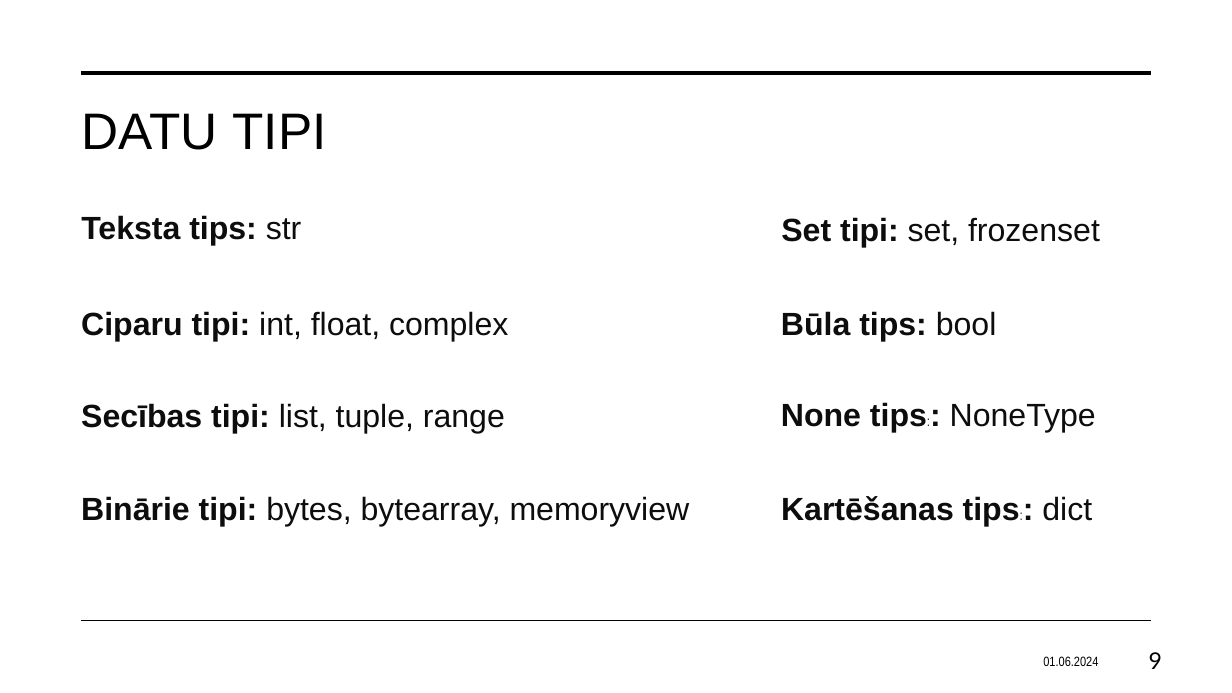
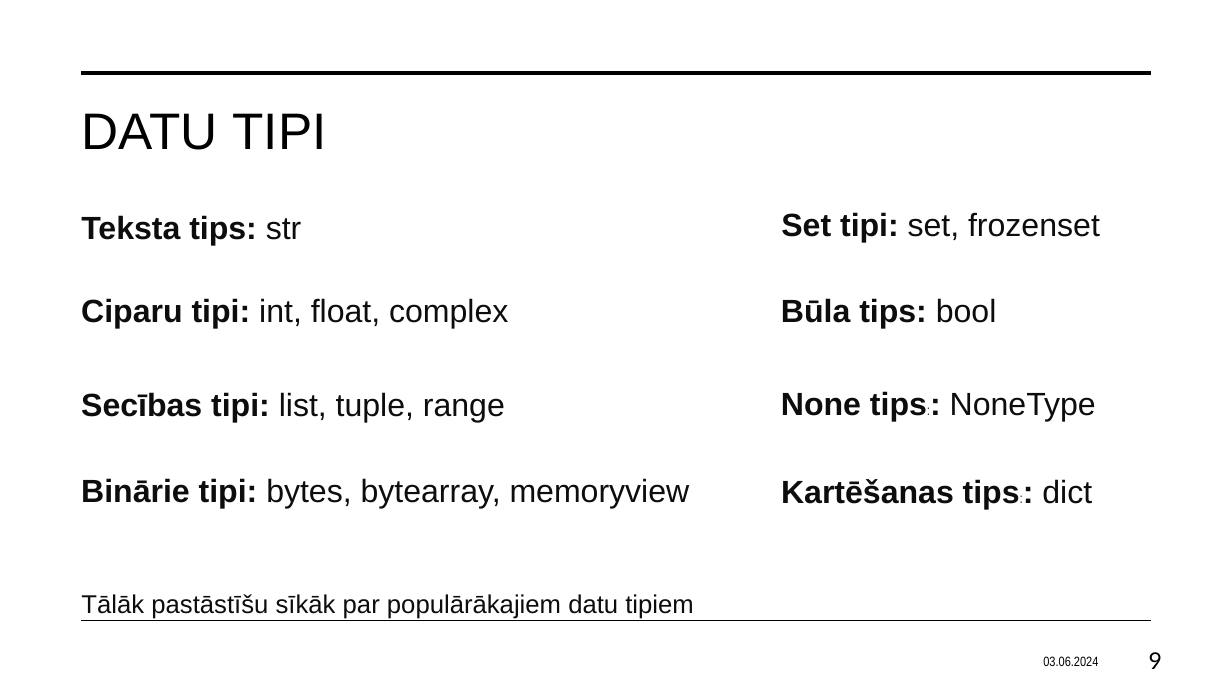
Before and after one commit to Gerda155/Fedotova_Eksamens, a slide deck: slide 9 of Fedotova_macibuMaterials.pptx. Drawn at 1232x693 pixels with LibreOffice and Linux fonts; fonts in the diff are those of the drawing. Boxes give left, top, right and bottom in pixels: in the first picture for what was removed or moved away, otherwise in the second. Text is boxed around its words. In the diff, an @@ line names an element or a change of style, - is before the commit and + after.

```diff
--- a/Fedotova_macibuMaterials.pptx
+++ b/Fedotova_macibuMaterials.pptx
@@ text "Set tipi: set, frozenset": place and size @@
-text "Set tipi: set, frozenset" at (781, 217, 1100, 247)
+text "Set tipi: set, frozenset" at (781, 212, 1100, 243)
@@ text "Secības tipi: list, tuple, range": place and size @@
-text "Secības tipi: list, tuple, range" at (81, 403, 505, 433)
+text "Secības tipi: list, tuple, range" at (81, 392, 505, 423)
@@ text "None tips:: NoneType": place and size @@
-text "None tips:: NoneType" at (781, 402, 1096, 433)
+text "None tips:: NoneType" at (781, 391, 1096, 421)
@@ text "Binārie tipi: bytes, bytearray, memoryview": place and size @@
-text "Binārie tipi: bytes, bytearray, memoryview" at (81, 496, 690, 526)
+text "Binārie tipi: bytes, bytearray, memoryview" at (81, 478, 690, 509)
@@ 3 texts: place and size @@
-3 texts at (81, 311, 1092, 526)
+3 texts at (81, 298, 1092, 510)
@@ text added at (81, 594, 693, 619), 20 pt, text #0D0D0D @@
+Tālāk pastāstīšu sīkāk par populārākajiem datu tipiem
@@ text at (1043, 656, 1098, 666): text changed @@
-01.06.2024
+03.06.2024
```
Also in this commit, not shown: 18 other slides changed, 5 slides added, 10 slides removed.
